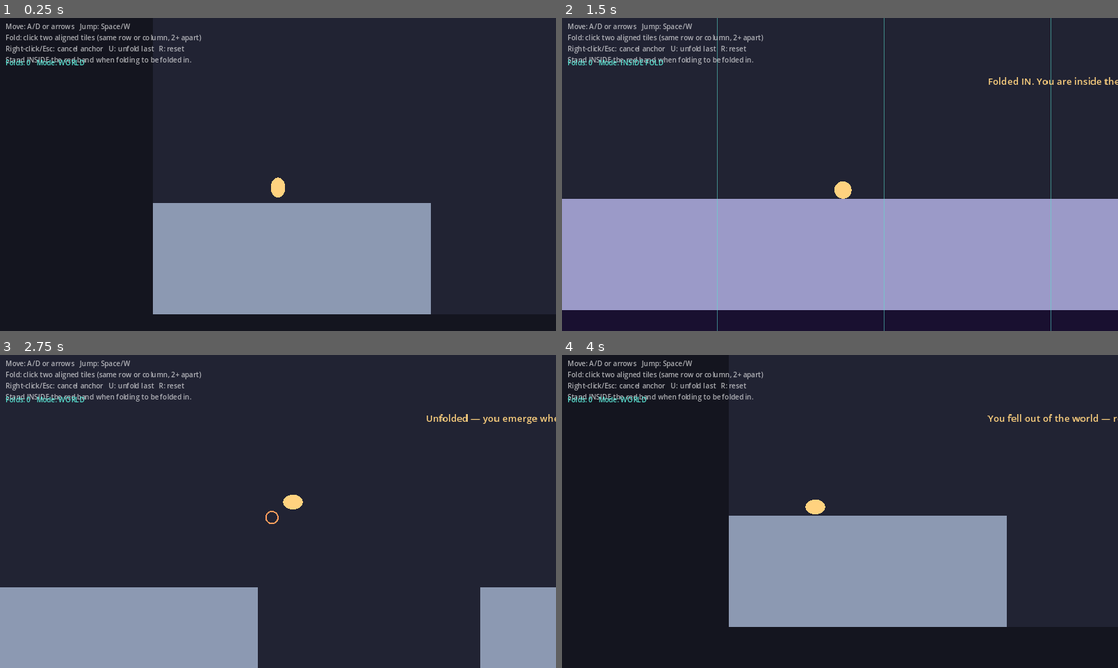
Above: before the commit, frames 1-4 (two rows, left to right).
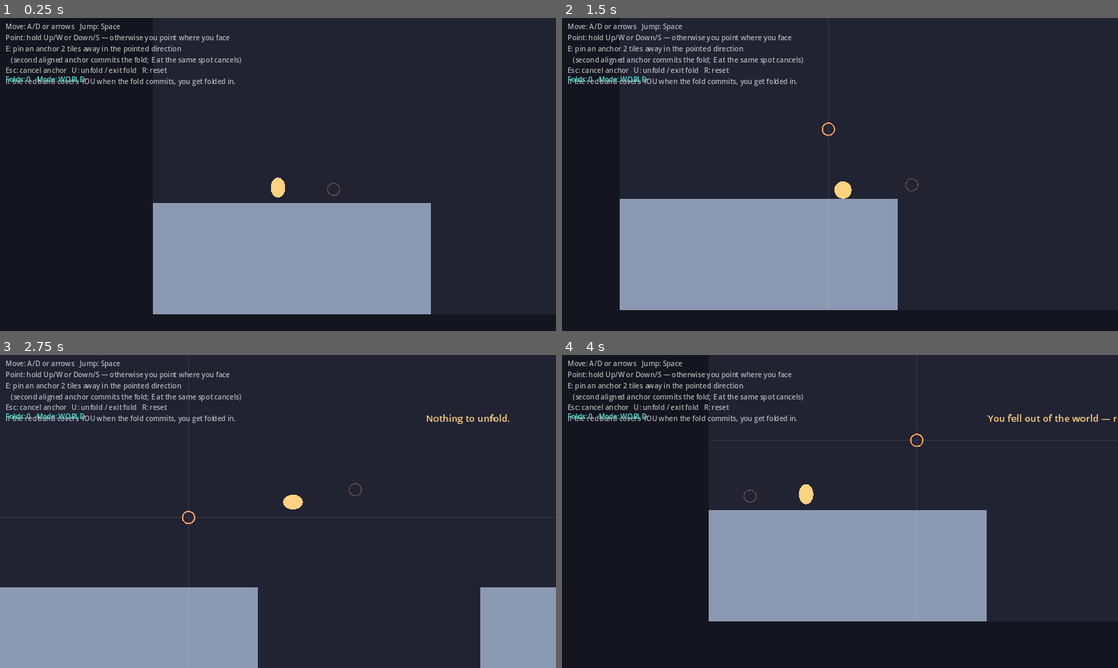
Above: after the commit, the same moments.

Repository: absent-mynd/puzzle
Game: Godot game, scene res://scenes/prototype/FoldPrototype.tscn
Same seed, same stepped clock (60 frames per second), same inputs: the game is played once before the commit and once after it. This scene is started directly instead of the project's main scene.
Inputs (mouse positions are in pixels of both pictures, inside the frame that each line leads up to):
- Up to frame 1 (0.25 s): no input
- Up to frame 2 (1.5 s): tap Enter (ui_accept) at 0.5, 0.77, 1.07 s; move the mouse to (962, 158) at 0.52 s; hold Right (ui_right) 0.53-1.25 s; hold Space (interact) 0.53-1.25 s; click (962, 158) at 0.67 s; tap E at 0.8 s; drag from (728, 190) to (812, 237) at 1.27 s
- Up to frame 3 (2.75 s): move the mouse to (333, 442) at 2.02 s; hold Right (ui_right) from 2.03 s (still down); hold U from 2.03 s (still down); click (333, 442) at 2.17 s; tap Space (interact) at 2.3 s
- Up to frame 4 (4 s): release Right (ui_right) at 2.75 s; release U at 2.75 s; drag from (812, 574) to (673, 464) at 2.77 s; move the mouse to (1006, 558) at 3.52 s; hold Left (ui_left) from 3.53 s (still down); hold U from 3.53 s (still down); tap E at 3.6 s; click (1006, 558) at 3.67 s; tap Enter (ui_accept) at 3.77 s

The runs differ from the first frame. In frame 1, 2.0% of the frame differs, in the area x 1-62%, y 1-57%; in frame 2, 20%, in the area x 0-100%, y 0-100%; in frame 3, 2.3%; in frame 4, 6.5%.

Commit message:
Replace mouse anchors with embodied directional placement
Anchors are now pinned from the player's body, not the cursor: E places
an anchor exactly 2 tiles away in the pointed direction (hold Up/W or
Down/S to point vertically, otherwise you point where you face); a
second aligned placement commits the fold, E at the pending spot
cancels, misaligned placements are rejected with the pending anchor
kept. Jump moves to Space only, freeing W/Up for pointing.

Folding is now gated by reachability: you must be able to stand
somewhere to pin each anchor. The 2-tile reach pierces 1-tile-thick
walls but not 2-tile ones, so wall thickness becomes a traversal gate
with no additional rules. The sealed chamber is now honestly sealed
against subspace dives and is instead solved by excising its thin wall
or roof (including a mid-air jump placement).

Overlay: persistent ring showing where E would pin, alignment guide
lines through the pending anchor, band preview keyed to the pointed
candidate. Tests: 3 new placement-flow tests (15 prototype tests
total); full suite green.

Co-Authored-By: Claude Fable 5 <noreply@anthropic.com>
Claude-Session: https://claude.ai/code/session_01J4c1BdCKb3HsDcpkTu2WHG

Diff:
--- a/scripts/prototype/ProtoOverlay.gd
+++ b/scripts/prototype/ProtoOverlay.gd
@@ -35,28 +35,38 @@
 
 func _draw_anchor_and_preview() -> void:
 	var cs: float = world.base.cell_size
+	var world_px := Vector2(world.base.grid_size) * cs
+
+	# Where E would pin an anchor right now (follows pointing continuously).
+	var cand: Vector2i = world.candidate_anchor()
+	var cand_ok: bool = world.base.is_in_bounds(cand)
+	var cand_center := (Vector2(cand) + Vector2(0.5, 0.5)) * cs
+	if cand_ok:
+		draw_arc(cand_center, 14.0, 0, TAU, 24, Color("ff9d5c", 0.35), 2.0)
+
 	if world.pending_anchor == null:
 		return
 	var a: Vector2i = world.pending_anchor
 	var a_center := (Vector2(a) + Vector2(0.5, 0.5)) * cs
+	# Alignment guides: the row/column the second anchor must land on.
+	var guide := Color(1, 1, 1, 0.10)
+	draw_line(Vector2(0, a_center.y), Vector2(world_px.x, a_center.y), guide, 1.0)
+	draw_line(Vector2(a_center.x, 0), Vector2(a_center.x, world_px.y), guide, 1.0)
 	draw_arc(a_center, 14.0, 0, TAU, 24, Color("ff9d5c"), 3.0)
 
-	var hover: Vector2i = world.hovered_cell()
-	if not ProtoCore.anchors_valid(a, hover):
+	if not cand_ok or not ProtoCore.anchors_valid(a, cand):
 		return
 	# Translucent band between the two crease lines, spanning the world.
-	var h_center := (Vector2(hover) + Vector2(0.5, 0.5)) * cs
-	var world_px := Vector2(world.base.grid_size) * cs
 	var band := Color(0.95, 0.25, 0.3, 0.22)
-	if a.y == hover.y:
-		var x0 := minf(a_center.x, h_center.x)
-		var x1 := maxf(a_center.x, h_center.x)
+	if a.y == cand.y:
+		var x0 := minf(a_center.x, cand_center.x)
+		var x1 := maxf(a_center.x, cand_center.x)
 		draw_rect(Rect2(x0, 0, x1 - x0, world_px.y), band)
 	else:
-		var y0 := minf(a_center.y, h_center.y)
-		var y1 := maxf(a_center.y, h_center.y)
+		var y0 := minf(a_center.y, cand_center.y)
+		var y1 := maxf(a_center.y, cand_center.y)
 		draw_rect(Rect2(0, y0, world_px.x, y1 - y0), band)
-	draw_arc(h_center, 14.0, 0, TAU, 24, Color("ff9d5c", 0.7), 3.0)
+	draw_arc(cand_center, 14.0, 0, TAU, 24, Color("ff9d5c", 0.8), 3.0)
 
 
 ## Inside the subspace: mark the identified crease lines (the glue) so the
--- a/scripts/prototype/ProtoPlayer.gd
+++ b/scripts/prototype/ProtoPlayer.gd
@@ -21,6 +21,9 @@
 var _buffer := 0.0
 var _visual: Polygon2D
 var _cam: Camera2D
+
+## Last horizontal input: -1 left, +1 right. Default faces right.
+var facing := 1
 
 
 func _ready() -> void:
@@ -52,14 +55,18 @@
 		dir -= 1.0
 	if Input.is_physical_key_pressed(KEY_D) or Input.is_physical_key_pressed(KEY_RIGHT):
 		dir += 1.0
+	if dir > 0.0:
+		facing = 1
+	elif dir < 0.0:
+		facing = -1
 
 	var accel := RUN_ACCEL if absf(dir) > 0.0 else RUN_DECEL
 	velocity.x = move_toward(velocity.x, dir * RUN_SPEED, accel * delta)
 	velocity.y = minf(velocity.y + GRAVITY * delta, MAX_FALL)
 
 	_coyote = COYOTE_TIME if is_on_floor() else maxf(_coyote - delta, 0.0)
-	var jump_pressed := Input.is_physical_key_pressed(KEY_SPACE) \
-		or Input.is_physical_key_pressed(KEY_W) or Input.is_physical_key_pressed(KEY_UP)
+	# Space only: W/Up are reserved for POINTING (anchor placement direction).
+	var jump_pressed := Input.is_physical_key_pressed(KEY_SPACE)
 	_buffer = JUMP_BUFFER if jump_pressed else maxf(_buffer - delta, 0.0)
 	if _buffer > 0.0 and _coyote > 0.0:
 		velocity.y = JUMP_VELOCITY
@@ -85,6 +92,16 @@
 		velocity = Vector2.ZERO
 
 
+## 4-way pointing for anchor placement: held vertical keys win, otherwise you
+## point where you face. Sampled at interact time.
+func point_dir() -> Vector2i:
+	if Input.is_physical_key_pressed(KEY_W) or Input.is_physical_key_pressed(KEY_UP):
+		return Vector2i(0, -1)
+	if Input.is_physical_key_pressed(KEY_S) or Input.is_physical_key_pressed(KEY_DOWN):
+		return Vector2i(0, 1)
+	return Vector2i(facing, 0)
+
+
 ## Kill camera smoothing for one frame. The subspace wrap must be invisible —
 ## the copies are identical, so a smoothed camera pan would betray the seam.
 func snap_camera() -> void:
--- a/scripts/prototype/ProtoWorld.gd
+++ b/scripts/prototype/ProtoWorld.gd
@@ -25,6 +25,9 @@
 enum Mode { WORLD, SUBSPACE }
 
 const CS := ProtoCore.CELL
+## How far (in cells) an anchor is pinned from the player. 2 = through 1-tile
+## walls but not 2-tile walls.
+const ANCHOR_REACH := 2
 const TYPE_COLORS := {
 	BaseTile.TYPE_EMPTY: Color(0.13, 0.14, 0.20),   # faint: the "paper" exists
 	BaseTile.TYPE_WALL: Color(0.55, 0.60, 0.70),
@@ -152,6 +155,8 @@
 func _unhandled_input(event: InputEvent) -> void:
 	if event is InputEventKey and event.pressed and not event.echo:
 		match event.physical_keycode:
+			KEY_E:
+				place_anchor(player.point_dir())
 			KEY_U:
 				if mode == Mode.SUBSPACE:
 					exit_subspace("Unfolded — you emerge where you walked to.")
@@ -164,33 +169,40 @@
 					pending_anchor = null
 			KEY_R:
 				_reset()
-		return
-
+
+
+## The grid cell the player's center is in.
+func player_cell() -> Vector2i:
+	return Vector2i((player.global_position / CS).floor())
+
+
+## Where E would pin an anchor right now: ANCHOR_REACH cells from the player in
+## the pointed direction. Reach pierces anything — so a 1-tile wall can be
+## anchored *through* (and folded away) while a 2-tile wall cannot: wall
+## thickness becomes a traversal gate with no extra rules.
+func candidate_anchor(dir: Vector2i = Vector2i.ZERO) -> Vector2i:
+	var d := dir if dir != Vector2i.ZERO else Vector2i(player.point_dir())
+	return player_cell() + d * ANCHOR_REACH
+
+
+## Embodied anchor placement: first E pins an anchor, second E (somewhere
+## aligned) commits the fold. Pointing at the pending anchor again cancels it.
+func place_anchor(dir: Vector2i) -> void:
 	if mode != Mode.WORLD:
 		return
-	if event is InputEventMouseButton and event.pressed:
-		if event.button_index == MOUSE_BUTTON_RIGHT:
-			pending_anchor = null
-		elif event.button_index == MOUSE_BUTTON_LEFT:
-			_handle_anchor_click(hovered_cell())
-
-
-func hovered_cell() -> Vector2i:
-	return Vector2i((get_global_mouse_position() / CS).floor())
-
-
-func _handle_anchor_click(cell: Vector2i) -> void:
-	if not base.is_in_bounds(cell):
+	var cand := candidate_anchor(dir)
+	if not base.is_in_bounds(cand):
+		_show_flash("Nothing there to anchor to.")
 		return
 	if pending_anchor == null:
-		pending_anchor = cell
-		return
-	if ProtoCore.anchors_valid(pending_anchor, cell):
-		do_fold(pending_anchor, cell)
+		pending_anchor = cand
+	elif cand == pending_anchor:
+		pending_anchor = null
+	elif ProtoCore.anchors_valid(pending_anchor, cand):
+		do_fold(pending_anchor, cand)
 		pending_anchor = null
 	else:
-		# Misaligned second click re-picks the first anchor (fast retry UX).
-		pending_anchor = cell
+		_show_flash("Anchors must share a row or column, 2+ apart.")
 
 
 # ---------------------------------------------------------------------------
@@ -373,16 +385,18 @@
 	add_child(hud)
 
 	var help := Label.new()
-	help.text = "Move: A/D or arrows   Jump: Space/W\n" \
-		+ "Fold: click two aligned tiles (same row or column, 2+ apart)\n" \
-		+ "Right-click/Esc: cancel anchor   U: unfold last   R: reset\n" \
-		+ "Stand INSIDE the red band when folding to be folded in."
+	help.text = "Move: A/D or arrows   Jump: Space\n" \
+		+ "Point: hold Up/W or Down/S — otherwise you point where you face\n" \
+		+ "E: pin an anchor 2 tiles away in the pointed direction\n" \
+		+ "   (second aligned anchor commits the fold; E at the same spot cancels)\n" \
+		+ "Esc: cancel anchor   U: unfold / exit fold   R: reset\n" \
+		+ "If the red band covers YOU when the fold commits, you get folded in."
 	help.position = Vector2(12, 8)
 	help.add_theme_color_override("font_color", Color(1, 1, 1, 0.65))
 	hud.add_child(help)
 
 	_status = Label.new()
-	_status.position = Vector2(12, 92)
+	_status.position = Vector2(12, 130)
 	_status.add_theme_color_override("font_color", Color("59e0d0"))
 	hud.add_child(_status)
 
--- a/scripts/tests/test_proto_world.gd
+++ b/scripts/tests/test_proto_world.gd
@@ -51,6 +51,29 @@
 		"Moving inside the fold moved you in the world (dive-traversal v1)")
 
 
+func test_directional_anchor_placement_and_pinch() -> void:
+	# Player spawns in cell (4,12); reach is 2 cells, default facing is right.
+	world.place_anchor(Vector2i(1, 0))
+	assert_eq(world.pending_anchor, Vector2i(6, 12), "First anchor pins 2 tiles right")
+	world.place_anchor(Vector2i(1, 0))
+	assert_eq(world.pending_anchor, null, "Pointing at the pending anchor cancels it")
+
+	world.place_anchor(Vector2i(1, 0))              # pin (6,12) again
+	world.player.teleport(Vector2(9.5 * CS, 12.5 * CS), false)
+	world.place_anchor(Vector2i(1, 0))              # (11,12): aligned, gap 5
+	assert_eq(world.mode, world.Mode.SUBSPACE,
+		"Player stood between the anchors: folded in")
+
+
+func test_misaligned_second_anchor_keeps_pending() -> void:
+	world.place_anchor(Vector2i(1, 0))              # (6,12)
+	world.player.teleport(Vector2(9.5 * CS, 12.5 * CS), false)
+	world.place_anchor(Vector2i(0, -1))             # (9,10): misaligned
+	assert_eq(world.pending_anchor, Vector2i(6, 12),
+		"Misaligned second anchor is rejected, pending kept")
+	assert_eq(world.folds.size(), 0, "No fold committed")
+
+
 func test_no_hud_control_swallows_mouse_input() -> void:
 	# Anchor placement relies on _unhandled_input receiving mouse clicks; any
 	# Control with MOUSE_FILTER_STOP covering the screen consumes them first
Not shown, changed: STATUS.md
Not shown, changed: scripts/prototype/README.md
